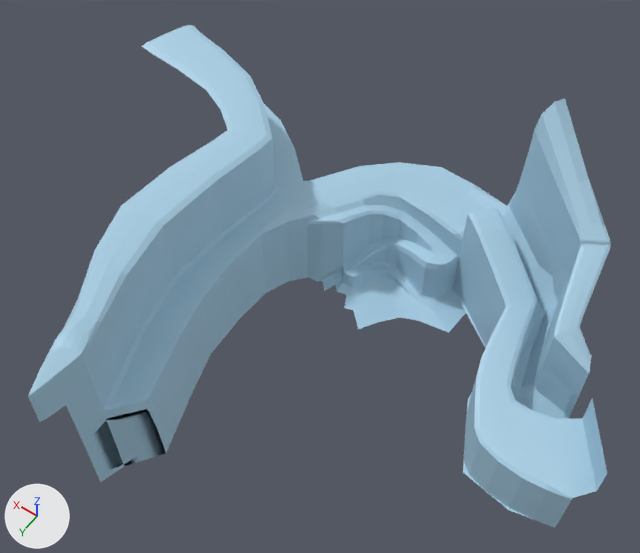
Two versions of the FBX model Assets/Terrain/terrain_W2A5.fbx, one commit apart.
Rendered twice from a 50 mm lens placed at (103.0, -510.0, 526.0), pointed at (305.0, -794.0, 81.0). The lights are fixed; the arrows at lower left show +X, +Y and +Z. Where no turn or scale is listed for an object, it has been applied to the vertices. Vertices at the same position are counted once.

In view in the first picture: 'W2A5_mesh'.
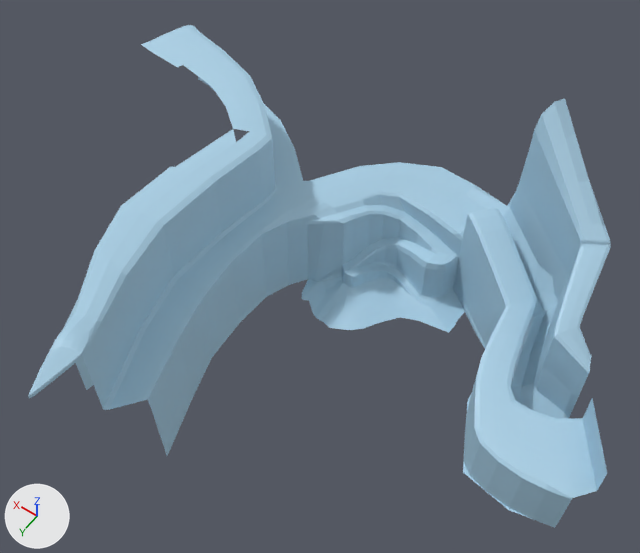
Where the change shows, as pixel boxes [x1, y1, x2, y2] in the pictures (640 x 553 px; the box of a moved part takes in the faces that stretch with it):
part 1 of me_mesh, moved or reshaped: before [29, 223, 486, 482]; after [150, 223, 486, 474]
part 2 of me_mesh, cut back: before [142, 36, 250, 171]; after [141, 36, 236, 171]

The change, as a list of edits to the scene's bpy script:
```text
Change me_mesh:
    used by ob_w2a5_mesh; location = (373.7, -707.1, 33.3)
    remove me_mesh.from_pydata(...)  # 1734 vertices, 1619 faces; spans x -274.0..147.0, y -247.0..93.0, z -35.0..125.0
    add me_mesh.from_pydata(...)  # 1698 vertices, 1591 faces; spans x -274.0..147.0, y -247.0..92.0, z -38.0..125.0
    me_mesh part 1
    80 vertices are removed from x -226.0..-8.0, y -184.0..93.0, z -35.0..81.0
    131 faces are deleted
    12 vertices in x -224.0..-90.0, y -149.0..-84.0, z -34.0..-32.0 move by (0.0, 0.0, -1.0)
    8 vertices in x -35.0..-8.0, y -120.0..38.0, z -33.0..-31.0 move by (0.0, 0.0, -5.0)
    3 vertices in x -173.0..-84.0, y -143.0..-119.0, z -34.0..-32.0 move by (0.0, 0.0, -2.0)
    14 vertices move within x -222.0..-121.0, y -183.0..-84.0, z -35.0..-29.0
    50 vertices are added at x -226.0..-25.0, y -175.0..39.0, z -38.0..-26.0
    110 new faces join them
    me_mesh part 2
    7 vertices are removed from x 32.0..107.0, y -157.0..-112.0, z 84.0..90.0
    9 faces are deleted
    2 vertices move from x 136.0..147.0, y -162.0..-161.0, z 83.0 to x 136.0..147.0, y -162.0..-161.0, z 84.0..85.0
    1 vertex is added at (107.0, -157.0, 86.0)
    2 new faces join them
```
